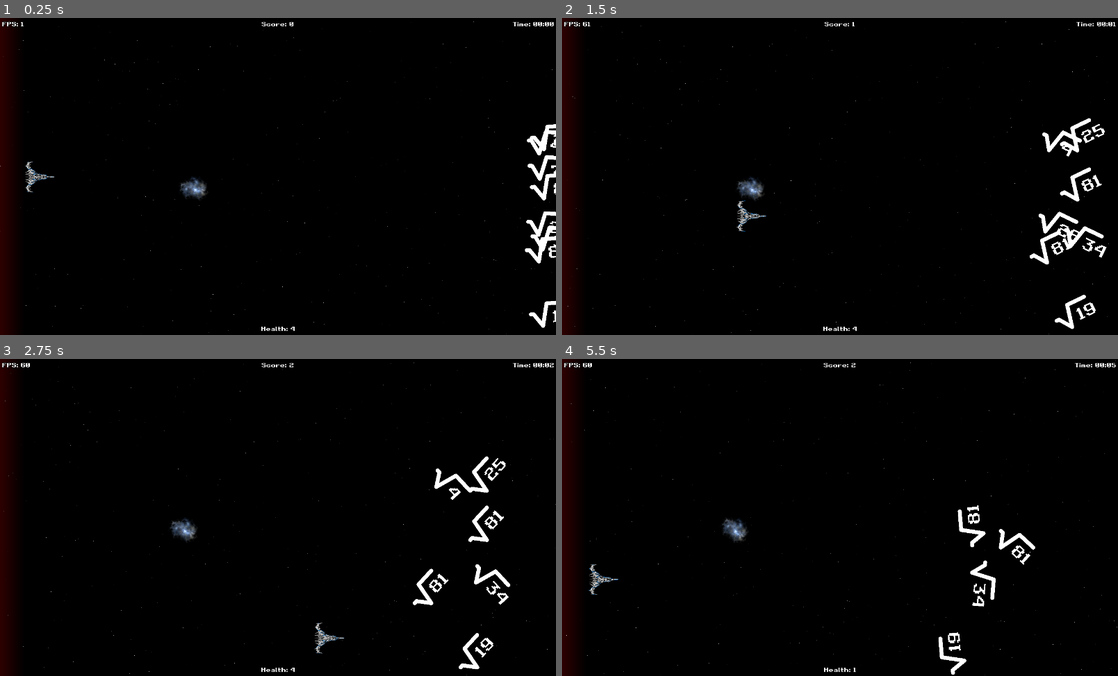
Above: before the commit, frames 1-4 (two rows, left to right).
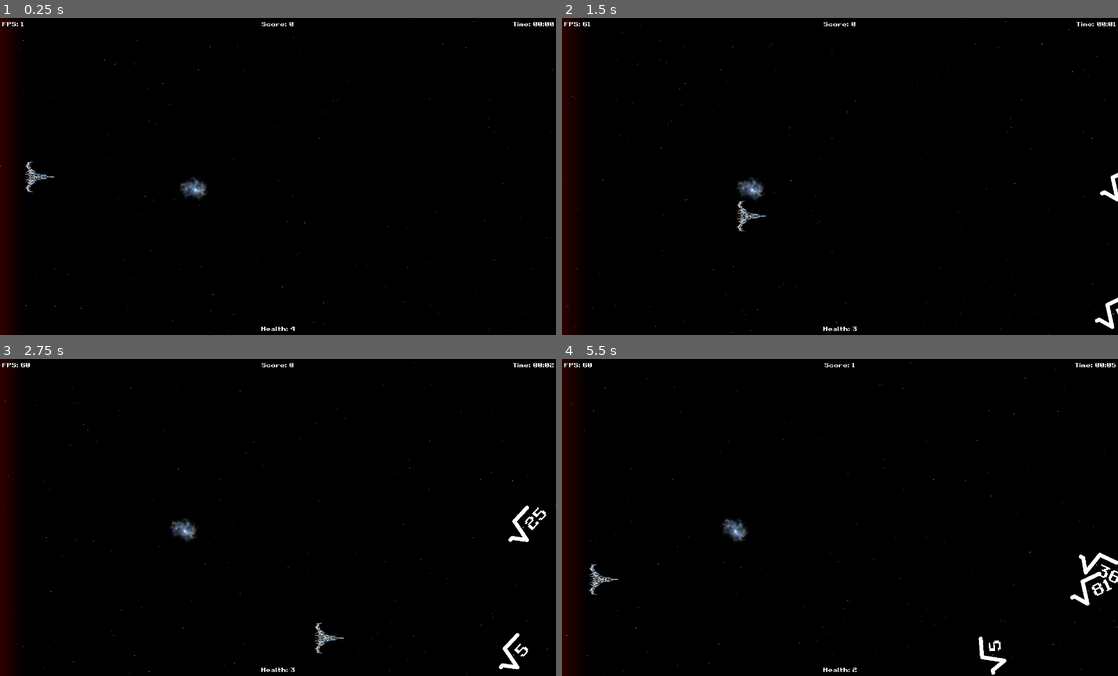
Above: after the commit, the same moments.

Repository: gingerr/ggj-2023-roots-one
Game: Godot game, scene res://Game.tscn
Two runs of this game, one before a commit and one after it. Both use one fixed random seed, a clock stepped at 60 frames per second and the inputs below.
Inputs:
- Up to frame 1 (0.25 s): no input
- Up to frame 2 (1.5 s): tap Enter at 0.5 s; hold Right (ui_right) 0.53-1.28 s; tap Space at 0.77 s; hold Down (ui_down) from 1.28 s (still down)
- Up to frame 3 (2.75 s): tap Space at 1.52 s; release Down (ui_down) at 2.03 s; hold Right (ui_right) from 2.03 s (still down)
- Up to frame 4 (5.5 s): release Right (ui_right) at 2.78 s; hold Up (ui_up) 2.78-3.53 s; tap Space at 3.02, 3.77, 4.52 s; hold Left (ui_left) 3.53-5.03 s; hold Down (ui_down) from 5.03 s (still down)

The runs differ from the first frame. In frame 1, 1.0% of the frame differs, in the area x 94-100%, y 33-98%; in frame 2, 1.8%, in the area x 47-100%, y 1-99%; in frame 3, 1.8%; in frame 4, 1.7%.

Commit message:
.

Diff:
--- a/EnemyRoot.gd
+++ b/EnemyRoot.gd
@@ -7,7 +7,7 @@
 
 func _ready():
 	# position
-	var x = get_viewport_rect().size.x
+	var x = get_viewport_rect().size.x + 100
 	var y = rand_range(50,get_viewport_rect().size.y - 50)
 	position = Vector2(x, y)
 
@@ -32,6 +32,8 @@
 			enemy_difficulty +=1
 	difficulty = enemy_difficulty;
 	set_text(str(difficulty))
+	print(is_enemy_good())
+	print(randi() %2)
 
 
 func _process(delta):
--- a/EnemyRoot.tscn
+++ b/EnemyRoot.tscn
@@ -1,8 +1,9 @@
-[gd_scene load_steps=6 format=2]
+[gd_scene load_steps=7 format=2]
 
 [ext_resource path="res://EnemyRoot.gd" type="Script" id=1]
 [ext_resource path="res://resources/retro-gaming.ttf" type="DynamicFontData" id=2]
 [ext_resource path="res://resources/sqroot.png" type="Texture" id=3]
+[ext_resource path="res://resources/asteroid1.png" type="Texture" id=4]
 
 [sub_resource type="DynamicFont" id=4]
 size = 400
@@ -14,6 +15,9 @@
 [node name="EnemyRoot" type="Area2D"]
 scale = Vector2( 0.1, 0.1 )
 script = ExtResource( 1 )
+
+[node name="Asteroid" type="Sprite" parent="."]
+texture = ExtResource( 4 )
 
 [node name="Label" type="Label" parent="."]
 margin_left = 72.0
--- a/Game.gd
+++ b/Game.gd
@@ -1,30 +1,18 @@
 extends Node2D
 
 
-const spawn_interval_in_seconds = 3
-var spawn_timer 				= 0
+const spawn_interval_in_seconds = 4
+var spawn_timer 				= 5
 var difficulty_level = 100;
 
 onready var squareRootFactory = preload("res://EnemyRoot.tscn")
-
-func _ready():
-	# todo extract into mob spawn manager
-	call_deferred("spawnEnemy")
-	call_deferred("spawnEnemy")
-	call_deferred("spawnEnemy")
-	call_deferred("spawnEnemy")
-	call_deferred("spawnEnemy")
-	call_deferred("spawnEnemy")
-	call_deferred("spawnEnemy")
-	call_deferred("spawnEnemy")
-
-func _init():
-	pass
 
 func _process(delta):
 	spawn_timer += delta;
 	if (spawn_timer > spawn_interval_in_seconds):
 		spawn_timer = 0;
+		call_deferred("spawnEnemy")
+		call_deferred("spawnEnemy")
 		call_deferred("spawnEnemy")
 
 
Binary file added: resources/asteroid1.png
Not shown, added: resources/asteroid1.png.import
Binary file added: resources/asteroid2.png
Not shown, added: resources/asteroid2.png.import
